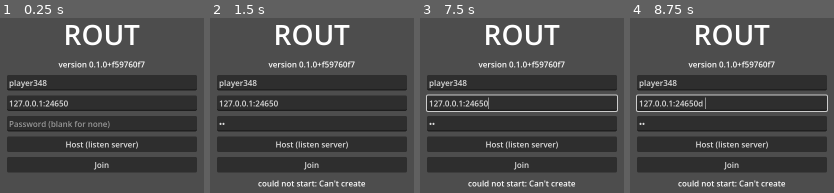
Above: before the commit, frames 1-4 (left to right).
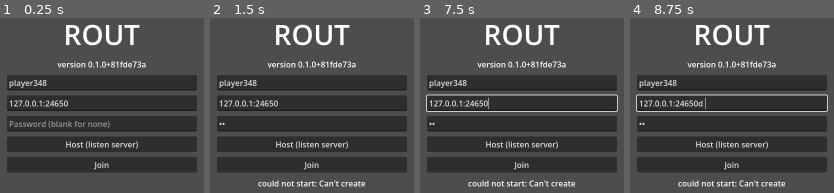
Above: after the commit, the same moments.

Repository: dkam/dubg-v1
Game: Godot game, scene res://main.tscn
The game is run twice, just before and just after one commit, with the same random seed, the same clock (stepped at 60 frames per second) and the same inputs.
Inputs (mouse positions are in pixels of both pictures, inside the frame that each line leads up to):
- Up to frame 1 (0.25 s): no input
- Up to frame 2 (1.5 s): click (312, 123) at 0.52 s; type "12" at 0.6 s; click "Host (listen server)" at 1.25 s
- Up to frame 3 (7.5 s): click "Join" at 2 s; tap Enter at 2.75, 4.25, 5.75 s; move the mouse to (outside the picture) at 2.77 s; hold D 2.78-3.53 s; click (outside the picture) at 2.92 s; tap Space at 3.02, 3.5, 3.77, 5, 5.27, 6.02, 6.5, 6.77 s; move the mouse to (outside the picture) at 3.52 s; hold S 3.53-4.28 s; move the mouse to (outside the picture) at 4.27 s; hold D 4.28-5.03 s; move the mouse to (481, 191) at 5.02 s; hold W 5.03-5.78 s; click (481, 191) at 5.17 s; move the mouse to (outside the picture) at 5.77 s; hold A 5.78-7.28 s; move the mouse to (outside the picture) at 6.52 s; move the mouse to (562, 102) at 7.27 s; hold S from 7.28 s (still down); click (562, 102) at 7.42 s
- Up to frame 4 (8.75 s): move the mouse to (outside the picture) at 8.02 s; release S at 8.03 s; hold D from 8.03 s (still down); tap Space at 8.27 s

The runs differ from the first frame. In frame 1, 1.1% of the frame differs, in the area x 27-72%, y 24-29%; in frame 2, 1.1%; in frame 3, 1.1%; in frame 4, 1.1%.

Commit message:
Replace the capsule with an animated mannequin
Characters now draw Quaternius's CC0 Universal Animation Library
mannequin, tinted per player. The capsule stays as the collider, so the
simulation and prediction are unchanged.

CharacterVisual derives velocity from how the character actually moved
(so it works for predicted, simulated and interpolated characters), picks
Idle/Walk/Jog_Fwd/Sprint/Jump by speed, scales playback by each clip's
authored ground speed (measured from the root-motion version) so feet
don't slide, and turns the body toward its direction of travel, running
the forward cycle in reverse when moving backwards, since the free pack
has no strafe clips.

Headless processes build no visuals at all; the server image excludes
assets/.

Co-Authored-By: Claude Opus 5.5 <noreply@anthropic.com>
Claude-Session: https://claude.ai/code/session_01UpZ8qJ4o7fKNrfdyyuS69i

Diff:
--- /dev/null
+++ b/game/character_visual.gd
@@ -0,0 +1,128 @@
+class_name CharacterVisual
+extends Node3D
+## What a Character looks like: the Quaternius mannequin, animated from how the
+## character actually moved. Purely cosmetic: nothing here feeds back into the
+## simulation, and headless processes (the dedicated server, bot arenas) never
+## create one.
+
+const MODEL := "res://assets/characters/UAL1_Standard.glb"
+## Ground speed (m/s) each clip was authored at, measured from the library's
+## root-motion version. Playback is scaled by actual / authored speed so feet
+## don't slide. Godot's importer strips the pack's "_Loop" suffixes and marks
+## those clips as looping, hence "Jog_Fwd" rather than "Jog_Fwd_Loop".
+const CLIP_SPEEDS := {"Walk": 0.975, "Jog_Fwd": 5.357, "Sprint": 8.25}
+const IDLE_BELOW := 0.3     # m/s
+const JOG_ABOVE := 2.0      # m/s
+const SPRINT_ABOVE := 6.8   # m/s
+const BLEND_SEC := 0.15
+const TURN_RATE := 12.0     # 1/s: how quickly the body swings to a new heading
+
+static var _model_scene: PackedScene
+## How many have ever been built in this process; the tests use it to prove a
+## headless server builds none.
+static var created := 0
+
+var _color: Color
+var _model: Node3D
+var _player: AnimationPlayer
+var _last_pos := Vector3.ZERO
+var _velocity := Vector3.ZERO
+var _turn := 0.0
+var _clip := ""
+var _was_grounded := true
+
+
+func _init(color: Color) -> void:
+	_color = color
+
+
+func _ready() -> void:
+	created += 1
+	if _model_scene == null:
+		_model_scene = load(MODEL)
+	_model = _model_scene.instantiate()
+	add_child(_model)
+	_model.rotation.y = PI  # glTF faces +Z, Godot faces -Z
+	_player = _model.find_children("*", "AnimationPlayer", true, false)[0]
+	_tint(_model)
+	_last_pos = (get_parent() as Node3D).global_position
+	_play("Idle", 1.0)
+
+
+func animation_player() -> AnimationPlayer:
+	return _player
+
+
+## [clip name, playback speed] for a ground speed in m/s.
+static func choose_clip(speed: float, grounded: bool) -> Array:
+	if not grounded:
+		return ["Jump", 1.0]
+	if speed < IDLE_BELOW:
+		return ["Idle", 1.0]
+	var clip := "Walk"
+	if speed > SPRINT_ABOVE:
+		clip = "Sprint"
+	elif speed > JOG_ABOVE:
+		clip = "Jog_Fwd"
+	return [clip, clampf(speed / CLIP_SPEEDS[clip], 0.5, 2.5)]
+
+
+## [body yaw relative to aim, play in reverse] for a velocity in the
+## character's own frame (-Z forward, +X right). The library has no strafe or
+## backpedal clips, so the body turns toward its travel (up to 90 degrees
+## either side of the aim) and runs the forward cycle backwards when retreating.
+## Positive yaw turns left.
+static func body_turn(local_velocity: Vector3) -> Array:
+	var heading := atan2(local_velocity.x, -local_velocity.z)  # 0 forward, +PI/2 right
+	if absf(heading) <= PI / 2 + 0.001:
+		return [-heading, false]
+	return [-wrapf(heading - PI, -PI, PI), true]
+
+
+func _physics_process(delta: float) -> void:
+	var body := get_parent() as Character
+	var pos := body.global_position
+	var raw := (pos - _last_pos) / delta
+	_last_pos = pos
+	if raw.length() > 30.0:  # spawn or teleport, not movement
+		raw = Vector3.ZERO
+	_velocity = _velocity.lerp(raw, 0.5)
+	var planar := Vector3(_velocity.x, 0.0, _velocity.z)
+	var speed := planar.length()
+
+	var target_turn := 0.0
+	var reverse := false
+	if not body.grounded:
+		target_turn = _turn  # hold the heading mid-air
+	elif speed >= IDLE_BELOW:
+		var turn := body_turn(body.global_basis.inverse() * planar)
+		target_turn = turn[0]
+		reverse = turn[1]
+	_turn = lerp_angle(_turn, target_turn, 1.0 - exp(-TURN_RATE * delta))
+	_model.rotation.y = PI + _turn
+
+	if _was_grounded and not body.grounded and _velocity.y > 0.5:
+		_player.play("Jump_Start", 0.1)
+		_player.queue("Jump")
+		_clip = "Jump"
+	_was_grounded = body.grounded
+	var pick := choose_clip(speed, body.grounded)
+	_play(pick[0], pick[1] * (-1.0 if reverse else 1.0))
+
+
+func _play(clip: String, speed_scale: float) -> void:
+	if clip != _clip:
+		_player.play(clip, BLEND_SEC)
+		_clip = clip
+	_player.speed_scale = speed_scale
+
+
+## Player colour on the main body material; the joint material stays as is.
+func _tint(node: Node) -> void:
+	for mesh_instance: MeshInstance3D in node.find_children("*", "MeshInstance3D", true, false):
+		for i in mesh_instance.mesh.get_surface_count():
+			var mat := mesh_instance.mesh.surface_get_material(i) as StandardMaterial3D
+			if mat and mat.resource_name == "M_Main":
+				var tinted := mat.duplicate() as StandardMaterial3D
+				tinted.albedo_color = _color
+				mesh_instance.set_surface_override_material(i, tinted)
--- a/game/session.gd
+++ b/game/session.gd
@@ -32,6 +32,7 @@
 var _source: Object  # HumanInput or ScriptedInput
 var _hud: Label
 var _ended := false
+var _visuals := not DisplayServer.get_name() == "headless"
 var _seq := 0
 
 # Server half.
@@ -46,7 +47,7 @@
 # Client half.
 var _pending: Array[PlayerInput] = []
 var _own_state: Array = []   # newest server entry for us, not yet reconciled
-var _remote_samples := {}    # peer id -> Array of [server tick, position, yaw]
+var _remote_samples := {}    # peer id -> Array of [server tick, position, yaw, grounded]
 var _roster := {}            # peer id -> name
 var _latest_server_tick := -1
 var _render_tick := -1.0
@@ -232,7 +233,7 @@
 
 
 func _add_player(id: int, player_name: String) -> Character:
-	var character := world.spawn_character(id, player_name, world.spawn_point(_spawn_index))
+	var character := world.spawn_character(id, player_name, world.spawn_point(_spawn_index), _visuals)
 	_spawn_index += 1
 	_players[id] = {"name": player_name, "queue": [], "newest_seq": 0, "last_seq": 0, "travelled": 0.0}
 	return character
@@ -333,7 +334,7 @@
 	local_id = _smp.get_unique_id()
 	_latest_server_tick = state.tick
 	_spawn_pos = state.spawn
-	world.spawn_character(local_id, config.name, _spawn_pos)
+	world.spawn_character(local_id, config.name, _spawn_pos, _visuals)
 	_become_local(local_id)
 	_log("joined as peer %d on map '%s' (loot seed %d)" % [local_id, world.map_id, state.loot_seed])
 
@@ -367,9 +368,9 @@
 			continue
 		var state: Array = entry[1]
 		if not world.characters.has(id):
-			world.spawn_character(id, _roster.get(id, "peer%d" % id), state[0])
+			world.spawn_character(id, _roster.get(id, "peer%d" % id), state[0], _visuals)
 			_remote_samples[id] = []
-		_remote_samples[id].push_back([server_tick, state[0], state[2]])
+		_remote_samples[id].push_back([server_tick, state[0], state[2], state[3]])
 	for id: int in world.characters.keys():
 		if id != local_id and not seen.has(id):
 			world.remove_character(id)
@@ -432,6 +433,7 @@
 		while samples.size() >= 2 and samples[1][0] <= _render_tick:
 			samples.pop_front()
 		var a: Array = samples[0]
+		character.grounded = a[3]  # only drives animation on this side
 		if samples.size() >= 2 and _render_tick >= a[0]:
 			var b: Array = samples[1]
 			var t: float = (_render_tick - a[0]) / float(b[0] - a[0])
@@ -505,6 +507,7 @@
 		"id=%d" % local_id,
 		"players=%d" % world.characters.size(),
 		"others=%s" % ",".join(others),
+		"visuals=%d" % CharacterVisual.created,
 	])
 	if world.characters.has(local_id):
 		var pos: Vector3 = world.characters[local_id].global_position
--- a/game/world.gd
+++ b/game/world.gd
@@ -35,9 +35,9 @@
 	return Vector3(s[0], s[1], s[2])
 
 
-func spawn_character(id: int, player_name: String, pos: Vector3) -> Character:
+func spawn_character(id: int, player_name: String, pos: Vector3, with_visuals := false) -> Character:
 	var character := Character.new()
-	character.setup(id, player_name)
+	character.setup(id, player_name, with_visuals)
 	add_child(character)
 	character.global_position = pos
 	character.reset_physics_interpolation()
--- a/sim/character.gd
+++ b/sim/character.gd
@@ -32,29 +32,17 @@
 	add_child(shape)
 
 
-func setup(id: int, player_name: String) -> void:
+## `with_visuals` is false on headless processes: the server simulates the
+## capsule and never pays for a skinned model it can't show.
+func setup(id: int, player_name: String, with_visuals := false) -> void:
 	peer_id = id
 	name = "Player%d" % id
-	var mat := StandardMaterial3D.new()
-	mat.albedo_color = Color.from_hsv(fmod(id * 0.618034, 1.0), 0.55, 0.9)
-
-	var capsule := CapsuleMesh.new()
-	capsule.radius = RADIUS
-	capsule.height = HEIGHT
-	capsule.material = mat
-	var body := MeshInstance3D.new()
-	body.mesh = capsule
-	body.position.y = HEIGHT / 2.0
-	add_child(body)
-
-	# A visor on the front (-Z) so facing is readable.
-	var visor_mesh := BoxMesh.new()
-	visor_mesh.size = Vector3(0.24, 0.1, 0.3)
-	visor_mesh.material = mat
-	var visor := MeshInstance3D.new()
-	visor.mesh = visor_mesh
-	visor.position = Vector3(0.0, 1.58, -RADIUS)
-	add_child(visor)
+	display_name = player_name
+	if not with_visuals:
+		return
+	var visual := CharacterVisual.new(Color.from_hsv(fmod(id * 0.618034, 1.0), 0.55, 0.9))
+	visual.name = "Visual"
+	add_child(visual)
 
 	_label = Label3D.new()
 	_label.billboard = BaseMaterial3D.BILLBOARD_ENABLED
--- a/tests/unit_tests.gd
+++ b/tests/unit_tests.gd
@@ -19,6 +19,10 @@
 	test_password_proof()
 	test_check_hello_password()
 	test_game_version()
+	test_headless_character_has_no_visuals()
+	test_character_is_a_person()
+	test_locomotion_clip_choice()
+	test_body_turns_toward_travel()
 	await test_replay_reproduces_original_run()
 	print("%d checks, %d failed" % [_checks, _failures])
 	quit(1 if _failures > 0 else 0)
@@ -109,6 +113,73 @@
 	check(v.begins_with(Protocol.GAME_VERSION + "+") and v.length() == Protocol.GAME_VERSION.length() + 9,
 		"version is GAME_VERSION+8 hex (%s)" % v)
 	check(v == Protocol.game_version(), "version is stable")
+
+
+func _count_visual_nodes(node: Node) -> int:
+	var n := 1 if node is VisualInstance3D or node is AnimationMixer else 0
+	for child in node.get_children():
+		n += _count_visual_nodes(child)
+	return n
+
+
+## The dedicated server (and the bot arenas) must not pay for skinned meshes
+## and animation nobody sees.
+func test_headless_character_has_no_visuals() -> void:
+	var world := World.new()
+	root.add_child(world)
+	var c := world.spawn_character(1, "server-side", Vector3.ZERO, false)
+	check(_count_visual_nodes(c) == 0, "character without visuals has no meshes, labels or animation")
+	world.free()
+
+
+func test_character_is_a_person() -> void:
+	var world := World.new()
+	root.add_child(world)
+	var c := world.spawn_character(1, "someone", Vector3.ZERO, true)
+	var visual := c.get_node_or_null("Visual") as CharacterVisual
+	check(visual != null, "character with visuals has a CharacterVisual")
+	if visual:
+		var player := visual.animation_player()
+		check(player != null, "visual has an AnimationPlayer")
+		for clip in ["Idle", "Walk", "Jog_Fwd", "Sprint", "Jump", "Jump_Start"]:
+			check(player != null and player.has_animation(clip), "animation %s is available" % clip)
+		if player and player.has_animation("Jog_Fwd"):
+			check(player.get_animation("Jog_Fwd").loop_mode == Animation.LOOP_LINEAR, "locomotion clips loop")
+		check(visual.find_children("*", "Skeleton3D", true, false).size() == 1, "visual has a skeleton")
+	world.free()
+
+
+## Clip names and natural speeds (m/s) come from the root-motion version of
+## the library; playback speed is scaled so feet don't slide.
+func test_locomotion_clip_choice() -> void:
+	var idle := CharacterVisual.choose_clip(0.0, true)
+	check(idle[0] == "Idle", "standing still idles (%s)" % [idle])
+	var jog := CharacterVisual.choose_clip(5.0, true)
+	check(jog[0] == "Jog_Fwd" and absf(jog[1] - 5.0 / 5.357) < 0.01, "5 m/s jogs at 0.93x (%s)" % [jog])
+	var walk := CharacterVisual.choose_clip(1.0, true)
+	check(walk[0] == "Walk", "1 m/s walks (%s)" % [walk])
+	var sprint := CharacterVisual.choose_clip(8.0, true)
+	check(sprint[0] == "Sprint", "8 m/s sprints (%s)" % [sprint])
+	var air := CharacterVisual.choose_clip(5.0, false)
+	check(air[0] == "Jump", "airborne uses the jump loop (%s)" % [air])
+
+
+## Without strafe or backpedal clips, the body turns toward its direction of
+## travel (up to 90 degrees either side of the aim) and runs backwards by
+## playing the forward cycle in reverse. Positive yaw turns left.
+func test_body_turns_toward_travel() -> void:
+	var cases := [
+		[Vector3(0, 0, -1), 0.0, false, "forward"],
+		[Vector3(1, 0, 0), -PI / 2, false, "strafe right"],
+		[Vector3(-1, 0, 0), PI / 2, false, "strafe left"],
+		[Vector3(0, 0, 1), 0.0, true, "backwards"],
+		[Vector3(1, 0, 1), PI / 4, true, "back and right"],
+		[Vector3(1, 0, -1), -PI / 4, false, "forward and right"],
+	]
+	for c: Array in cases:
+		var turn := CharacterVisual.body_turn(c[0])
+		check(absf(angle_difference(turn[0], c[1])) < 0.001 and turn[1] == c[2],
+			"%s: yaw %.2f reverse %s (got %.2f, %s)" % [c[3], c[1], c[2], turn[0], turn[1]])
 
 
 ## Reconciliation depends on this: restoring a captured state and replaying
Not shown, added: assets/characters/LICENSE.txt
Binary file added: assets/characters/UAL1_Standard.glb
Not shown, added: assets/characters/UAL1_Standard.glb.import
Not shown, added: game/character_visual.gd.uid
Not shown, changed: .dockerignore
Not shown, changed: README.md
Not shown, changed: tests/e2e.sh
